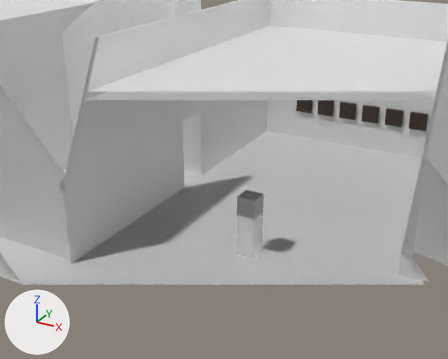
An edit to the Blender file blender/Room5555.blend, drawn before and after from the same camera.
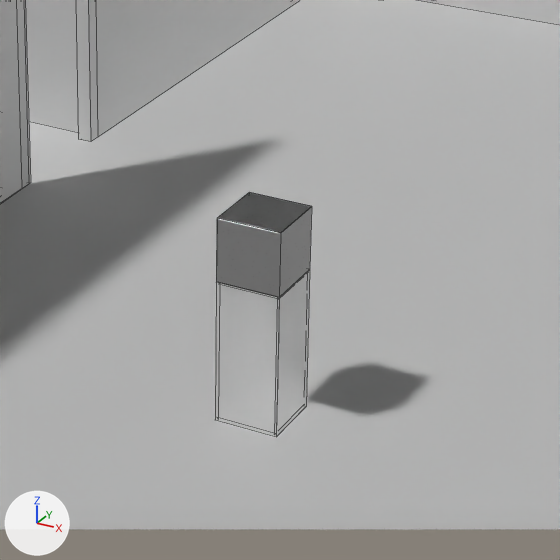
Each version is shown from a 50 mm camera at (-6.58, -3.73, 10.71) aimed at (-15.65, 12.78, 2.46), then close up on the part from 39% to 74% of the width and 38% to 82% of the height. The lights are fixed; the arrows at lower left show +X, +Y and +Z. The last two pictures show the newer version. The close-ups show mesh edges as thin lines. Everything nearer to the camera than a plane just in front of the edit is cut away.

Objects in the first close-up: 'Cube', 'Plinth', 'Room', 'Vid'.
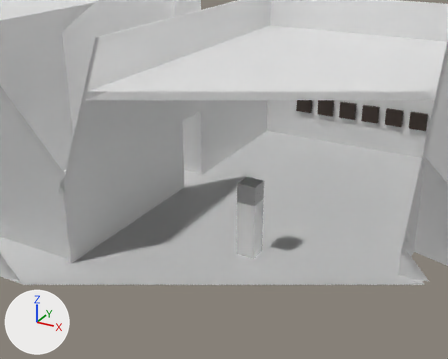
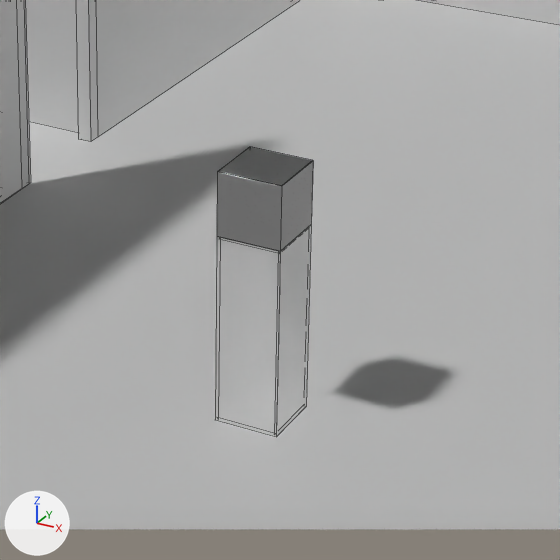
The change, as a list of edits to the scene's bpy script:
```text
Change me_cube_004:
    used by ob_plinth; location = (-14.66, 12.74, 1.32); rotation_euler = (1.571, 0.0, 0.0), in degrees (90, 0, 0)
    remove me_cube_004.from_pydata(...)  # 24 vertices, 26 faces; spans x -0.324..0.324, y -1.313..0.158, z -0.324..0.324
    add me_cube_004.from_pydata(...)  # 24 vertices, 26 faces; spans x -0.324..0.324, y -1.313..0.622, z -0.324..0.324
    me_cube_004 part 1: all 12 vertices in x -0.324..0.324, y 0.156..0.158, z -0.324..0.324 are moved by (0.0, 0.464, 0.0)
Change ob_cube:
    ob_cube.location: (-14.66, 12.74, 1.8) -> (-14.66, 12.74, 2.26)
```

Boxes [x1, y1, x2, y2] around the edits, measured in the close-ups (560 x 560 px):
'Plinth', reshaped (27% taller)
    before: [215, 270, 310, 437]
    after: [215, 225, 311, 437]
'Cube', moved
    before: [216, 192, 312, 297]
    after: [217, 147, 313, 251]
